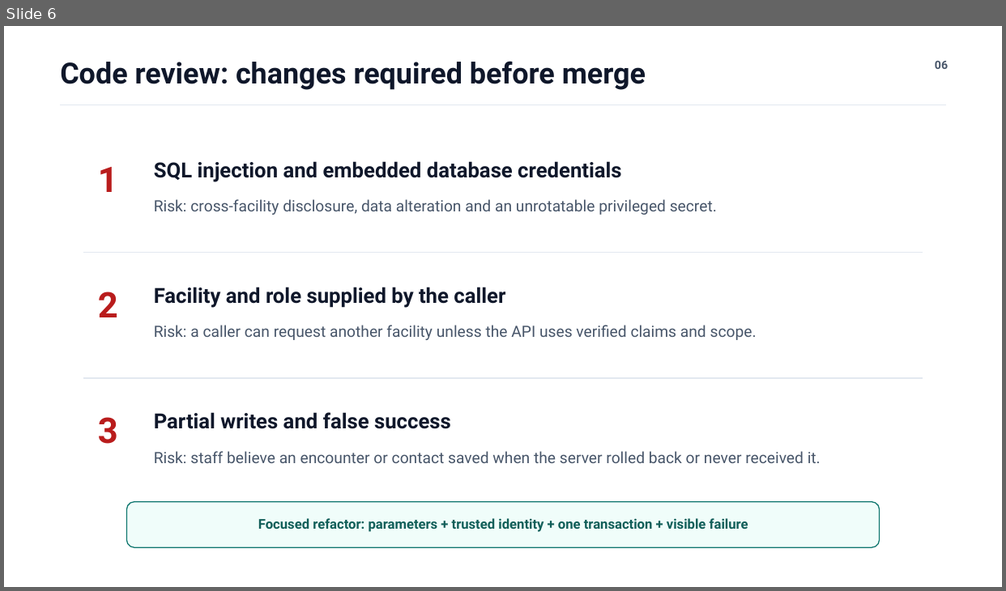
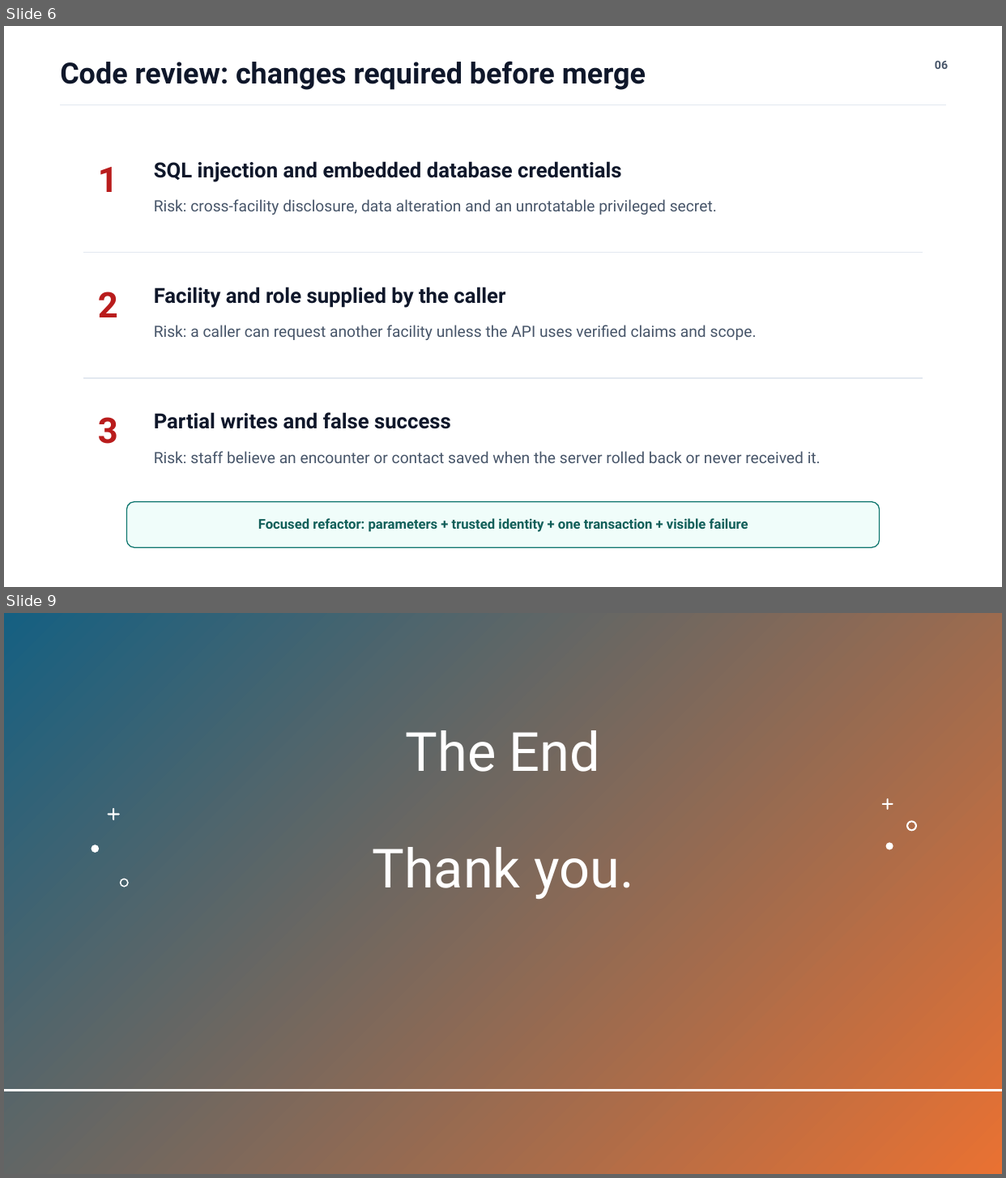
Before and after one commit to IthamarNyangu/CIDRZ-CareLink-Assessment, a slide deck: E-presentation.pptx. Shown one above the other, each under a label of ours: slide 6 before the commit, slides 6 and 9 after it; the slides between them are not shown. The pictures are 1006x591 and 1006x1178 pixels, drawn with LibreOffice and Linux fonts; fonts in the diff are those of the drawing. Boxes give left, top, right and bottom in pixels: in the first picture for what was removed or moved away, otherwise in the second. Text is boxed around its words. In the diff, an @@ line names an element or a change of style, - is before the commit and + after.

```diff
--- a/E-presentation.pptx
+++ b/E-presentation.pptx
@@ slide 9 added at <box>4,613,1002,1174</box>, background #FFFFFF @@
@@ rectangle added at <box>4,613,1002,1174</box>, fill gradient #156082 to #E97132 @@
@@ title added at <box>372,730,633,899</box>, 52 pt, text #FFFFFF @@
+The End
+Thank you.
@@ freeform shape added at <box>882,798,893,810</box>, fill #FFFFFF @@
@@ freeform shape added at <box>108,808,120,821</box>, fill #FFFFFF @@
@@ freeform shape added at <box>907,820,918,831</box>, fill #FFFFFF @@
@@ freeform shape added at <box>91,845,98,853</box>, fill #FFFFFF @@
@@ freeform shape added at <box>886,843,893,850</box>, fill #FFFFFF @@
@@ freeform shape added at <box>120,879,129,888</box>, fill #FFFFFF @@
@@ line added from (4, 1091) to (1002, 1091), #FFFFFF 2 pt @@
```
Also in this commit, not shown: 4 slides changed.
